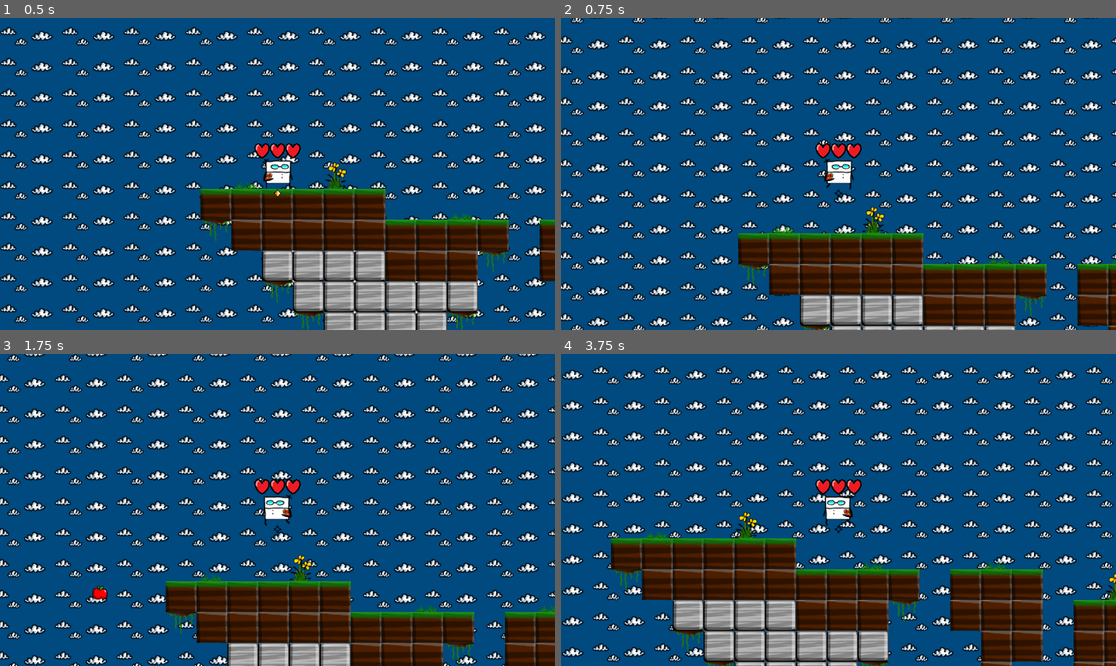
Above: before the commit, frames 1-4 (two rows, left to right).
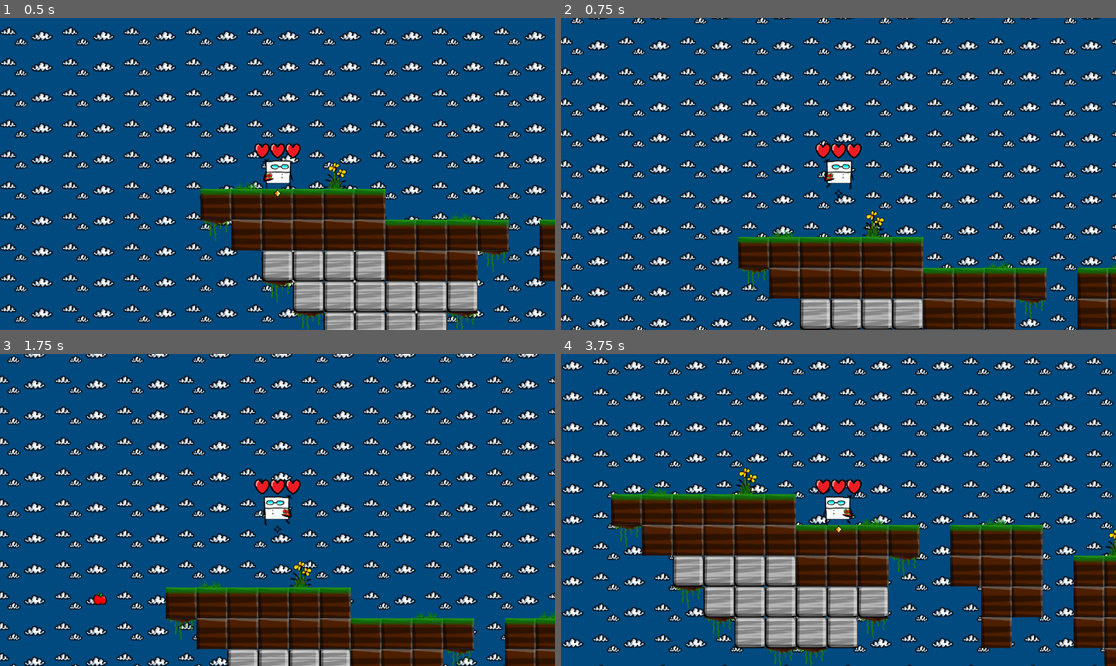
Above: after the commit, the same moments.

Repository: shawn-mcgee/jimmy-in-calculus-land
Game: Godot game, scene res://world.tscn
Two runs of this game, one before a commit and one after it. Both use one fixed random seed, a clock stepped at 60 frames per second and the inputs below.
Inputs (mouse positions are in pixels of both pictures, inside the frame that each line leads up to):
- Up to frame 1 (0.5 s): no input
- Up to frame 2 (0.75 s): tap Enter at 0.5 s; move the mouse to (960, 158) at 0.52 s; hold D (move_right) from 0.53 s (still down); tap W (jump) at 0.6 s
- Up to frame 3 (1.75 s): tap W (jump) at 0.77, 1.07, 1.52, 1.55 s; move the mouse to (166, 525) at 1.27 s; release D (move_right) at 1.28 s; hold A (move_left) from 1.28 s (still down); click (166, 525) at 1.35 s
- Up to frame 4 (3.75 s): tap W (jump) at 1.82, 2.1, 3.02, 3.05, 3.32, 3.6 s; move the mouse to (894, 441) at 2.02 s; release A (move_left) at 2.03 s; hold D (move_right) 2.03-3.53 s; move the mouse to (810, 572) at 2.77 s; click (810, 572) at 2.85 s; move the mouse to (1005, 556) at 3.52 s; hold A (move_left) from 3.53 s (still down)

Frame 1 is identical in both runs. In frame 2, 24% of the frame differs, in the area x 0-100%, y 0-100%; in frame 3, 26%; in frame 4, 53%.

Commit message:
Adjust lifetime management for apple and refine jump speed for Jimmy and zombies

Diff:
--- a/apple.gd
+++ b/apple.gd
@@ -2,11 +2,28 @@
 
 @onready var hurt = $Hurt
 
+var maximum_lifetime: float = 3
+var minimum_lifetime: float = 0
+var current_lifetime: float = maximum_lifetime
+
+@onready var sprite = $Sprite2D
+@onready var shape  = $CollisionShape2D
+
 func _ready() -> void:
   hurt.body_entered.connect(_on_body_entered)
 
+func _process(delta: float) -> void:
+  current_lifetime -= delta
+
+  var lifetime = max(0, current_lifetime / maximum_lifetime)
+  sprite.scale = Vector2(lifetime, lifetime)
+  shape .scale = Vector2(lifetime, lifetime)
+
+  if current_lifetime <= minimum_lifetime:
+    queue_free()
+
 func _on_body_entered(body: Node) -> void:
-  if is_queued_for_deletion():
+  if current_lifetime <= minimum_lifetime or is_queued_for_deletion():
     return
 
   if PlayerDamageReceiver.try_receive_player_damage(body, 1):
--- a/jimmy.gd
+++ b/jimmy.gd
@@ -5,7 +5,7 @@
 @export var walk_speed: float =  240; # pixels per second
 
 # derived from the original game which set jump_speed to 15 pixels per frame @ 60 frames per second
-@export var jump_speed: float = -900; # pixels per second
+@export var jump_speed: float = -960; # pixels per second
 
 # derived from the original game which set throw_speed to 20 pixels per frame @ 60 frames per second
 @export var throw_speed: float = 1200; # pixels per second
--- a/zombie.gd
+++ b/zombie.gd
@@ -4,7 +4,7 @@
 @export var walk_speed: float =  90  # pixels per second
 
 # derive from the original game which set jump_speed to 15 pixels per frame @ 60 frames per second
-@export var jump_speed: float = -900 # pixels per second
+@export var jump_speed: float = -960 # pixels per second
 
 # derived from the original game which set knockback to   3 pixels per frame @ 60 frames per second
 # derived from the original game which set knockback to -10 pixels per frame @ 60 frames per second
@@ -41,9 +41,9 @@
   var nearest = get_nearest_jimmy()
 
   if nearest:
-    if   nearest.position.x > position.x:
+    if   nearest.position.x > position.x + 16:
       velocity.x =  walk_speed
-    elif nearest.position.x < position.x:
+    elif nearest.position.x < position.x - 16:
       velocity.x = -walk_speed
     else:
       velocity.x = 0
